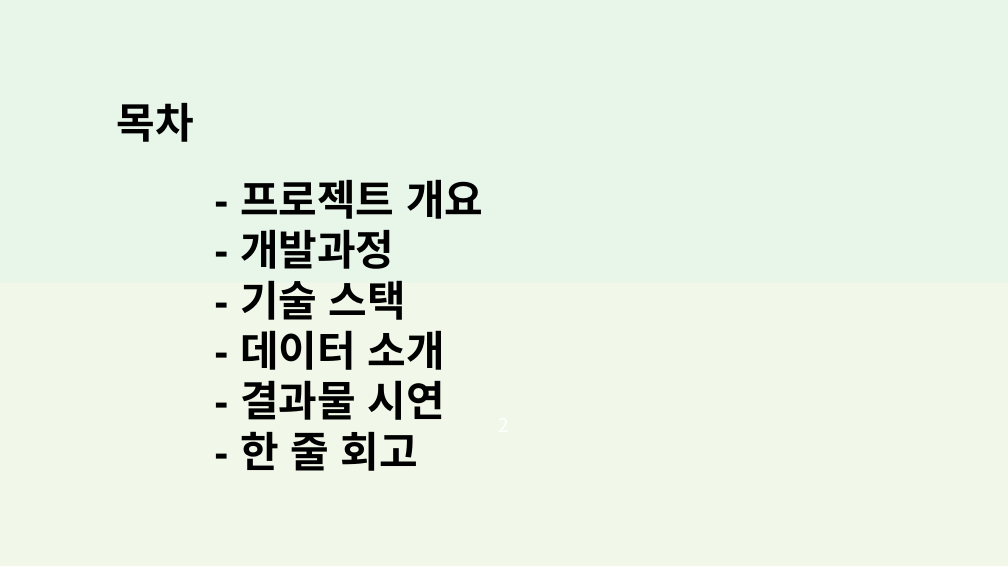
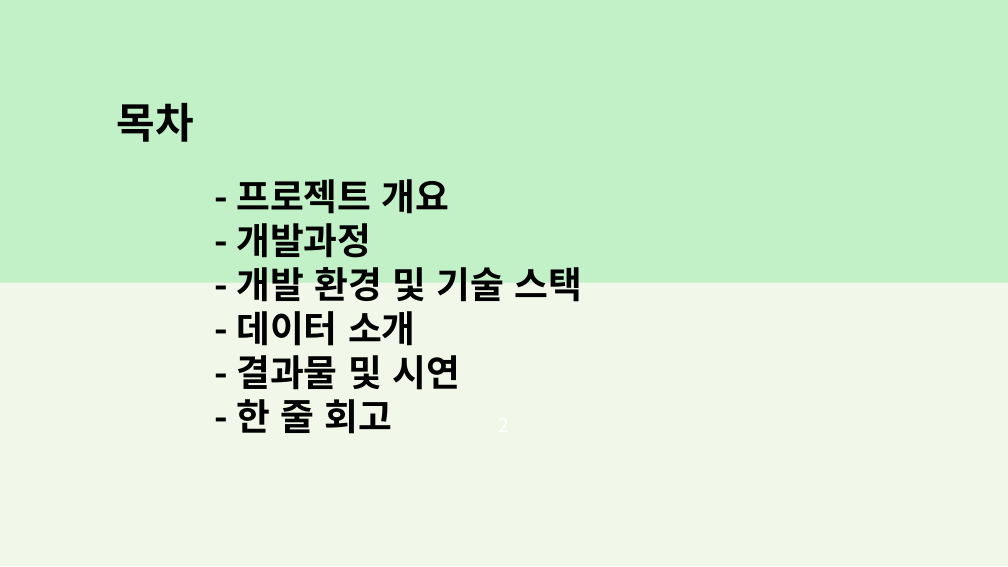
Before and after one commit to SKNETWORKS-FAMILY-AICAMP/SKN20-1ST-5TEAM-, a slide deck: slide 2 of 발표/5조최종.pptx. Drawn at 1008x567 pixels with LibreOffice and Linux fonts; fonts in the diff are those of the drawing. Boxes give left, top, right and bottom in pixels: in the first picture for what was removed or moved away, otherwise in the second. Text is boxed around its words. In the diff, an @@ line names an element or a change of style, - is before the commit and + after.

```diff
--- a/발표/5조최종.pptx
+++ b/발표/5조최종.pptx
@@ rectangle at (x1=0, y1=0, x2=1008, y2=284): fill #E8F5E9 to #C2F1C8 @@
@@ text at (x1=236, y1=179, x2=450, y2=434): size 40 to 35 pt, font Arial to Noto Sans CJK KR in "- 프로젝트 개요", "- 개발과정", "- 데이터 소개", "- 한 줄 회고" @@
@@ text at (x1=236, y1=267, x2=582, y2=308): text changed; size 40 to 35 pt; font Arial to Noto Sans CJK KR @@
-- 기술 스택
+- 개발 환경 및 기술 스택
@@ text at (x1=236, y1=355, x2=460, y2=390): text changed; size 40 to 35 pt; font Arial to Noto Sans CJK KR @@
-- 결과물 시연
+- 결과물 및 시연
```
Also in this commit, not shown: 16 other slides changed, 1 slide added.
